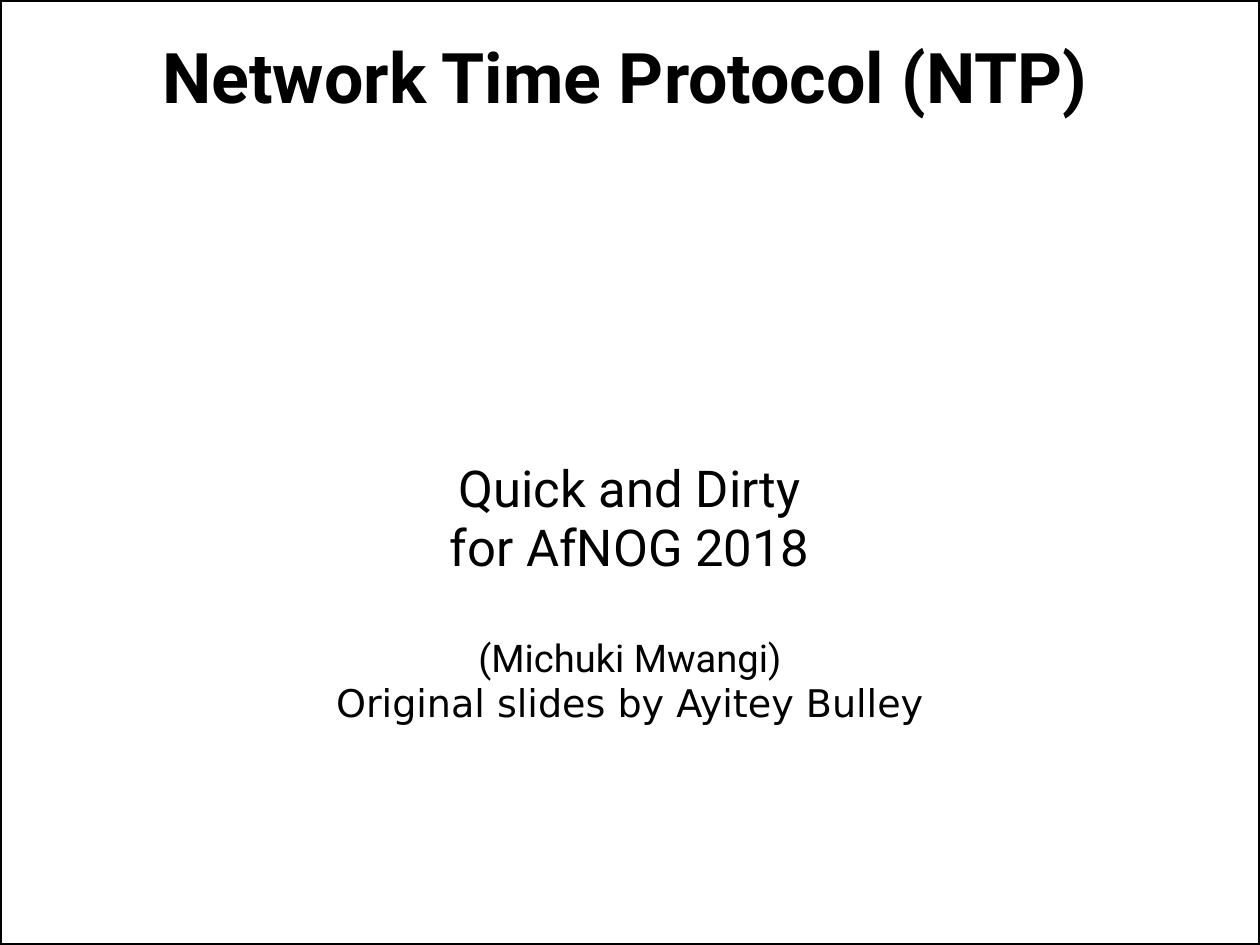
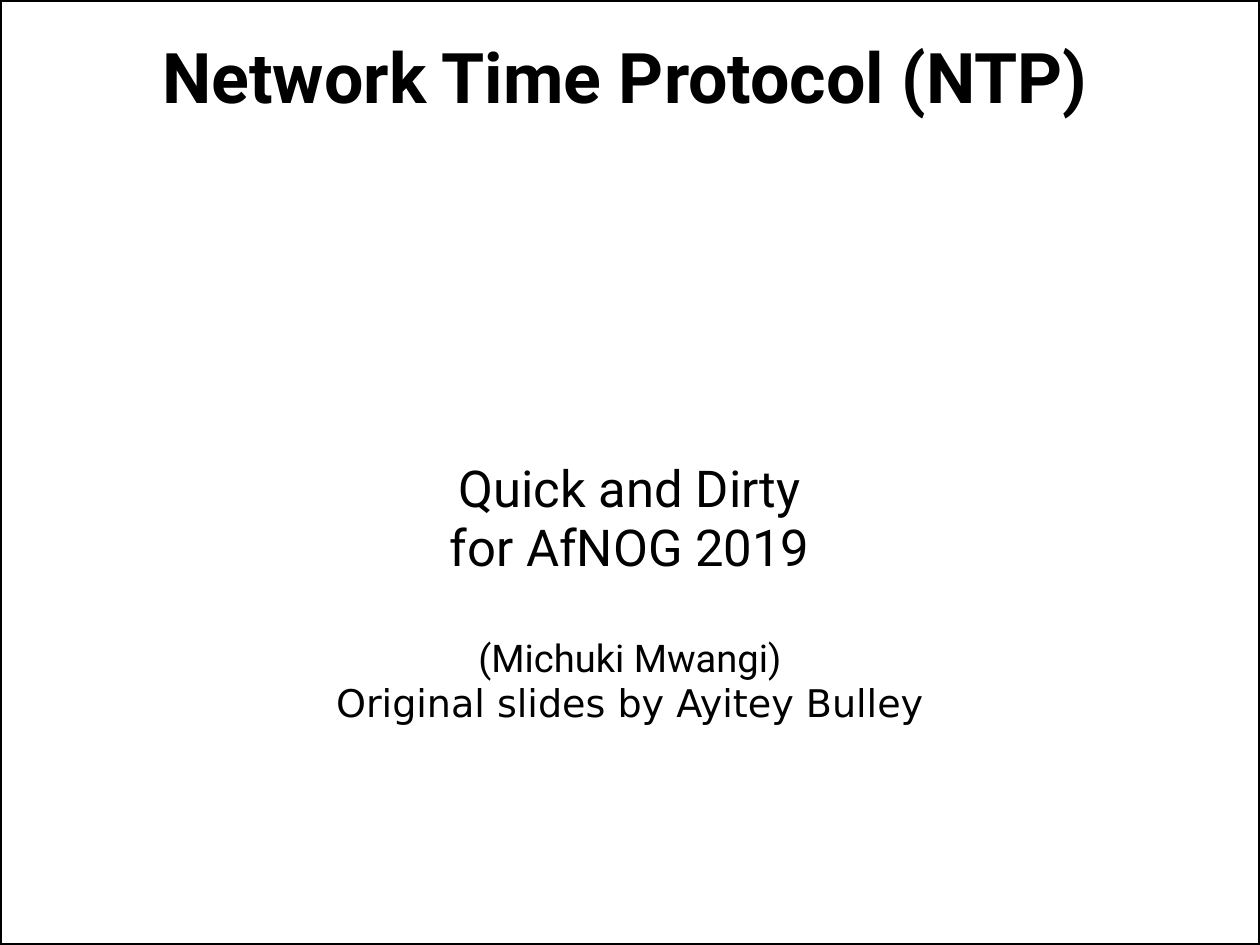
Before and after one commit to afnog/sse, a slide deck: slide 1 of ntp/ntp-service.pptx. Drawn at 1260x945 pixels with LibreOffice and Linux fonts; fonts in the diff are those of the drawing; background and template pictures are left out. Boxes give left, top, right and bottom in pixels: in the first picture for what was removed or moved away, otherwise in the second. Text is boxed around its words. In the diff, an @@ line names an element or a change of style, - is before the commit and + after.

```diff
--- a/ntp/ntp-service.pptx
+++ b/ntp/ntp-service.pptx
@@ subtitle at (450, 527, 809, 567): text changed @@
-for AfNOG 2018
+for AfNOG 2019
```
Also in this commit, not shown: 1 other slide changed, 5 slides added, 1 other file.
